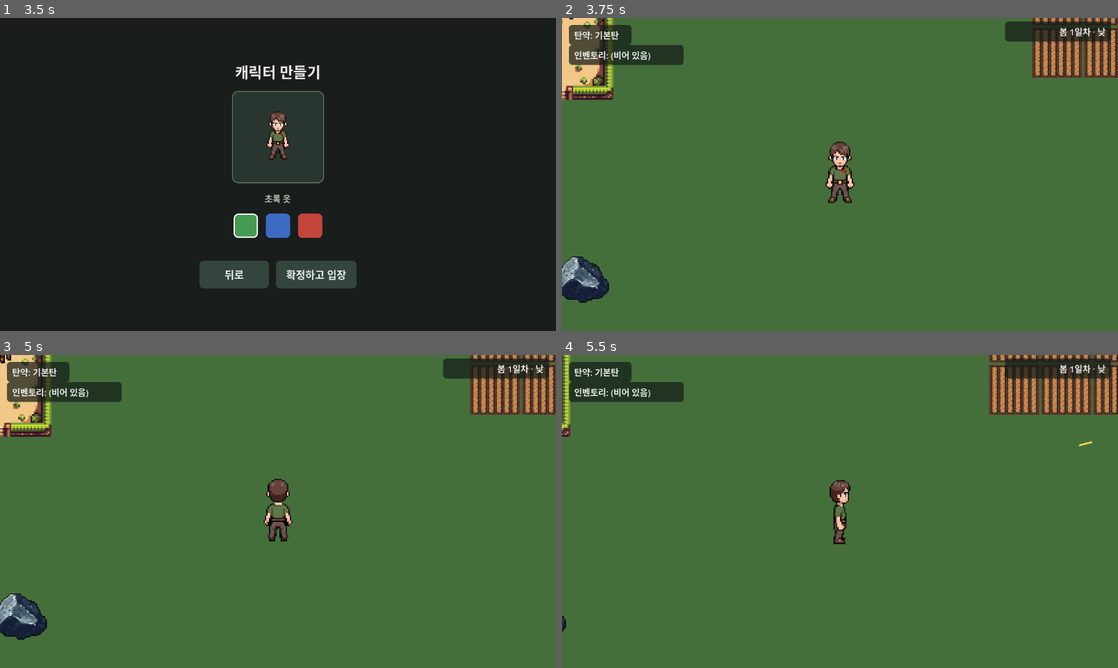
Above: before the commit, frames 1-4 (two rows, left to right).
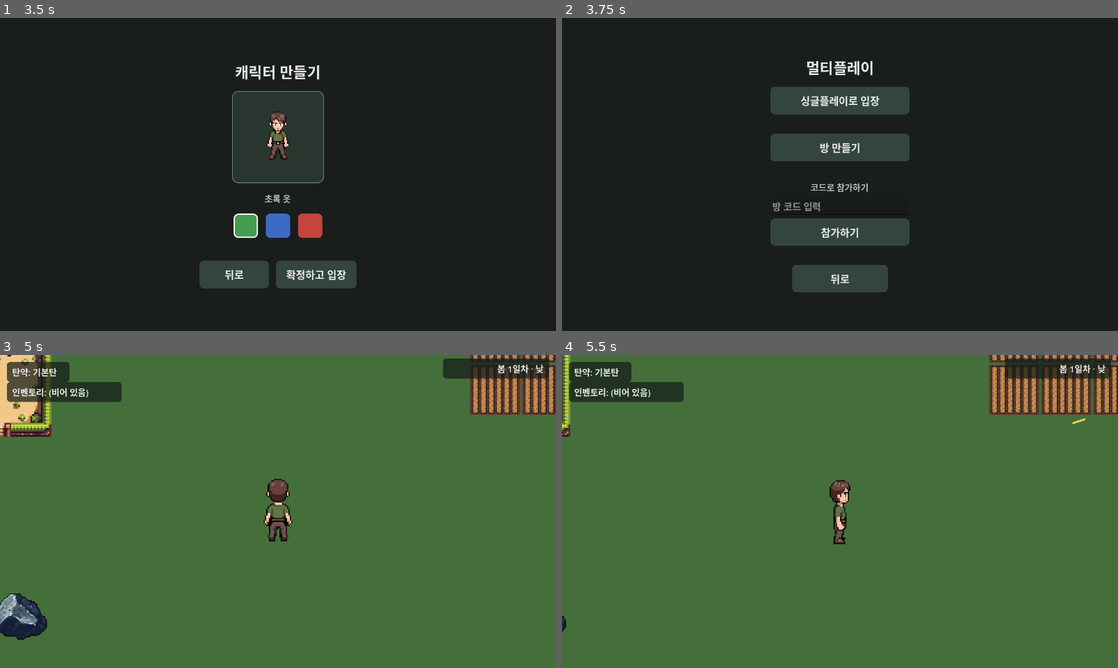
Above: after the commit, the same moments.

Repository: kimtuna/life_game
Game: Godot game, scene res://scenes/main_menu/main_menu.tscn
Two runs of this game, one before a commit and one after it. Both use one fixed random seed, a clock stepped at 60 frames per second and the inputs below.
Inputs (mouse positions are in pixels of both pictures, inside the frame that each line leads up to):
- Up to frame 1 (3.5 s): click "플레이" at 0.5 s; click "슬롯 1 + 빈 슬롯" at 1.25 s; click "뒤로" at 2 s; click "슬롯 2 + 빈 슬롯" at 2.75 s
- Up to frame 2 (3.75 s): click "확정하고 입장" at 3.5 s
- Up to frame 3 (5 s): click (278, 436) at 4.25 s, where only the run after the commit has a clickable "싱글플레이로 입장"
- Up to frame 4 (5.5 s): tap Enter at 5 s; move the mouse to (962, 495) at 5.02 s; hold D from 5.03 s (still down); tap F at 5.1 s; click (962, 495) at 5.17 s

Frame 1 is identical in both runs. In frame 2, 98% of the frame differs, in the area x 0-100%, y 0-100%; in frame 3, less than 0.1%; in frame 4, less than 0.1%.

Commit message:
[INBOX #14] 멀티플레이 세션 서버(로컬 네트워크) 추가 — 방 만들기/코드 참가, 같은 월드에서 서로 보고 움직임
DESIGN.md "멀티플레이 — 세션 서버 아키텍처"대로 호스트 겸용 리슨 서버 + 방 코드 발급/입력을
Godot 내장 멀티플레이(ENetMultiplayerPeer)로 구현했다. 캐릭터 선택/커스터마이징 뒤 새 로비
화면에서 싱글플레이/방 만들기/코드로 참가를 고르고, 월드에서는 로컬 플레이어는 기존 로직
그대로 두고 다른 접속자는 위치/방향/외형을 10Hz RPC로 받아 별도 스프라이트로 표시한다.

## 스스로 판단해서 고친 부분
- 없음.

## 지시받지 않았지만 추가한 개선
- HUD에 방 코드/접속 인원 표시 패널(NetPanel)을 추가해 호스트가 방을 연 뒤에도 코드를
  계속 확인해 다른 사람에게 알려줄 수 있게 했다(로비 화면을 벗어난 뒤에도 필요할 것 같아서).
- 호스트가 나가면 참가자를 자동으로 메인 메뉴로 돌려보내게 했다(server_disconnected 신호).

## 어려움 / 에러와 해결
- DESIGN.md가 매치메이킹/릴레이 서버를 "범위 밖"으로 뒀지만 "코드만으로 참가"는 요구돼서,
  방 코드 자체에 호스트의 LAN IP:포트를 16진수로 인코딩하는 방식으로 풀었다(STATUS.md
  결정 로그 참고) — 나중에 진짜 릴레이 서버가 생기면 NetworkSession 내부만 바꾸면 된다.
- `godot --script`(커스텀 SceneTree 메인루프) 헤드리스 테스트에서는 root와 오토로드 노드의
  `multiplayer` 프로퍼티가 null로 남아 있어 ENet 핸드셰이크 자동 테스트가 막혔다(정상 부팅
  경로에서만 SceneTree가 기본 SceneMultiplayer를 붙여줌). 예산 부족으로 이 테스트 하네스
  문제를 더 파고들지 못했고, 대신 `godot --headless --path . --quit-after 3`로 전체
  프로젝트(새 오토로드/씬/스크립트 포함)가 파싱/런타임 에러 없이 부팅되는 것만 확인했다.
  실제 두 클라이언트 간 연결/동기화는 스크린샷으로 검증하지 못했다 — STATUS.md "막힌 것"에
  기록.

Co-Authored-By: Claude Sonnet 5 <noreply@anthropic.com>

Diff:
--- a/game/project.godot
+++ b/game/project.godot
@@ -21,6 +21,7 @@
 SettingsData="*res://scripts/settings_data.gd"
 InventoryData="*res://scripts/inventory_data.gd"
 TimeData="*res://scripts/time_data.gd"
+NetworkSession="*res://scripts/network_session.gd"
 
 [display]
 
--- a/game/scenes/character_customization/character_customization.gd
+++ b/game/scenes/character_customization/character_customization.gd
@@ -41,7 +41,7 @@
 		"variant": variant,
 		"label": VARIANT_LABELS[variant],
 	})
-	get_tree().change_scene_to_file("res://scenes/world/world.tscn")
+	get_tree().change_scene_to_file("res://scenes/multiplayer_lobby/multiplayer_lobby.tscn")
 
 
 func _on_back_pressed() -> void:
--- a/game/scenes/character_slots/character_slots.gd
+++ b/game/scenes/character_slots/character_slots.gd
@@ -25,7 +25,7 @@
 func _on_slot_pressed(slot_index: int) -> void:
 	CharacterData.active_slot_index = slot_index
 	if CharacterData.has_character(slot_index):
-		get_tree().change_scene_to_file("res://scenes/world/world.tscn")
+		get_tree().change_scene_to_file("res://scenes/multiplayer_lobby/multiplayer_lobby.tscn")
 	else:
 		get_tree().change_scene_to_file("res://scenes/character_customization/character_customization.tscn")
 
--- /dev/null
+++ b/game/scenes/multiplayer_lobby/multiplayer_lobby.gd
@@ -0,0 +1,75 @@
+extends Control
+## 멀티플레이 로비 화면 (INBOX #14): 싱글플레이로 바로 입장하거나, 방을 만들어 코드를
+## 발급받거나, 코드를 입력해 다른 호스트에 참가할 수 있다. 실제 접속(ENetMultiplayerPeer)은
+## NetworkSession 오토로드가 맡고, 이 화면은 그 결과(신호)를 받아 화면 전환만 한다.
+
+const WORLD_SCENE := "res://scenes/world/world.tscn"
+
+@onready var host_button: Button = $CenterContainer/VBoxContainer/HostSection/HostButton
+@onready var host_code_label: Label = $CenterContainer/VBoxContainer/HostSection/HostCodeLabel
+@onready var host_status_label: Label = $CenterContainer/VBoxContainer/HostSection/HostStatusLabel
+@onready var host_enter_button: Button = $CenterContainer/VBoxContainer/HostSection/HostEnterButton
+@onready var code_input: LineEdit = $CenterContainer/VBoxContainer/JoinSection/CodeInput
+@onready var join_button: Button = $CenterContainer/VBoxContainer/JoinSection/JoinButton
+@onready var join_status_label: Label = $CenterContainer/VBoxContainer/JoinSection/JoinStatusLabel
+
+
+func _ready() -> void:
+	NetworkSession.join_succeeded.connect(_on_join_succeeded)
+	NetworkSession.join_failed.connect(_on_join_failed)
+
+
+func _on_single_player_pressed() -> void:
+	NetworkSession.leave()
+	get_tree().change_scene_to_file(WORLD_SCENE)
+
+
+func _on_host_pressed() -> void:
+	var code := NetworkSession.host_room()
+	if code.is_empty():
+		host_status_label.text = "방을 여는 데 실패했습니다."
+		host_status_label.visible = true
+		return
+	host_button.disabled = true
+	host_code_label.text = "방 코드: %s" % NetworkSession.format_room_code(code)
+	host_code_label.visible = true
+	host_status_label.text = "같은 네트워크의 다른 플레이어에게 이 코드를 알려주세요. (접속: 0명)"
+	host_status_label.visible = true
+	host_enter_button.visible = true
+	multiplayer.peer_connected.connect(_on_host_peer_connected)
+
+
+func _on_host_peer_connected(_id: int) -> void:
+	var count := multiplayer.get_peers().size()
+	host_status_label.text = "같은 네트워크의 다른 플레이어에게 이 코드를 알려주세요. (접속: %d명)" % count
+
+
+func _on_host_enter_pressed() -> void:
+	get_tree().change_scene_to_file(WORLD_SCENE)
+
+
+func _on_join_pressed() -> void:
+	var code := code_input.text
+	if code.strip_edges().is_empty():
+		join_status_label.text = "코드를 입력해주세요."
+		join_status_label.visible = true
+		return
+	join_button.disabled = true
+	join_status_label.text = "접속 중..."
+	join_status_label.visible = true
+	NetworkSession.join_room(code)
+
+
+func _on_join_succeeded() -> void:
+	get_tree().change_scene_to_file(WORLD_SCENE)
+
+
+func _on_join_failed(reason: String) -> void:
+	join_button.disabled = false
+	join_status_label.text = reason
+	join_status_label.visible = true
+
+
+func _on_back_pressed() -> void:
+	NetworkSession.leave()
+	get_tree().change_scene_to_file("res://scenes/character_slots/character_slots.tscn")
--- /dev/null
+++ b/game/scenes/multiplayer_lobby/multiplayer_lobby.tscn
@@ -0,0 +1,147 @@
+[gd_scene load_steps=3 format=3]
+
+[ext_resource type="Script" path="res://scenes/multiplayer_lobby/multiplayer_lobby.gd" id="1_script"]
+[ext_resource type="Theme" path="res://theme/main_theme.tres" id="2_theme"]
+
+[node name="MultiplayerLobby" type="Control"]
+layout_mode = 3
+anchors_preset = 15
+anchor_right = 1.0
+anchor_bottom = 1.0
+grow_horizontal = 2
+grow_vertical = 2
+theme = ExtResource("2_theme")
+script = ExtResource("1_script")
+
+[node name="Background" type="ColorRect" parent="."]
+layout_mode = 1
+anchors_preset = 15
+anchor_right = 1.0
+anchor_bottom = 1.0
+grow_horizontal = 2
+grow_vertical = 2
+color = Color(0.098, 0.114, 0.106, 1)
+
+[node name="CenterContainer" type="CenterContainer" parent="."]
+layout_mode = 1
+anchors_preset = 15
+anchor_right = 1.0
+anchor_bottom = 1.0
+grow_horizontal = 2
+grow_vertical = 2
+
+[node name="VBoxContainer" type="VBoxContainer" parent="CenterContainer"]
+layout_mode = 2
+theme_override_constants/separation = 20
+alignment = 1
+
+[node name="Title" type="Label" parent="CenterContainer/VBoxContainer"]
+layout_mode = 2
+size_flags_horizontal = 4
+theme_override_font_sizes/font_size = 34
+text = "멀티플레이"
+horizontal_alignment = 1
+
+[node name="SinglePlayerButton" type="Button" parent="CenterContainer/VBoxContainer"]
+layout_mode = 2
+size_flags_horizontal = 4
+custom_minimum_size = Vector2(320, 0)
+text = "싱글플레이로 입장"
+
+[node name="Spacer1" type="Control" parent="CenterContainer/VBoxContainer"]
+custom_minimum_size = Vector2(0, 4)
+layout_mode = 2
+
+[node name="HostSection" type="VBoxContainer" parent="CenterContainer/VBoxContainer"]
+layout_mode = 2
+theme_override_constants/separation = 8
+alignment = 1
+
+[node name="HostButton" type="Button" parent="CenterContainer/VBoxContainer/HostSection"]
+layout_mode = 2
+size_flags_horizontal = 4
+custom_minimum_size = Vector2(320, 0)
+text = "방 만들기"
+
+[node name="HostCodeLabel" type="Label" parent="CenterContainer/VBoxContainer/HostSection"]
+visible = false
+layout_mode = 2
+size_flags_horizontal = 4
+theme_override_font_sizes/font_size = 22
+horizontal_alignment = 1
+text = ""
+
+[node name="HostStatusLabel" type="Label" parent="CenterContainer/VBoxContainer/HostSection"]
+visible = false
+layout_mode = 2
+size_flags_horizontal = 4
+theme_override_font_sizes/font_size = 16
+theme_override_colors/font_color = Color(0.7, 0.75, 0.72, 1)
+horizontal_alignment = 1
+autowrap_mode = 2
+custom_minimum_size = Vector2(320, 0)
+text = ""
+
+[node name="HostEnterButton" type="Button" parent="CenterContainer/VBoxContainer/HostSection"]
+visible = false
+layout_mode = 2
+size_flags_horizontal = 4
+custom_minimum_size = Vector2(320, 0)
+text = "입장하기"
+
+[node name="Spacer2" type="Control" parent="CenterContainer/VBoxContainer"]
+custom_minimum_size = Vector2(0, 4)
+layout_mode = 2
+
+[node name="JoinSection" type="VBoxContainer" parent="CenterContainer/VBoxContainer"]
+layout_mode = 2
+theme_override_constants/separation = 8
+alignment = 1
+
+[node name="JoinLabel" type="Label" parent="CenterContainer/VBoxContainer/JoinSection"]
+layout_mode = 2
+size_flags_horizontal = 4
+theme_override_font_sizes/font_size = 20
+theme_override_colors/font_color = Color(0.7, 0.75, 0.72, 1)
+horizontal_alignment = 1
+text = "코드로 참가하기"
+
+[node name="CodeInput" type="LineEdit" parent="CenterContainer/VBoxContainer/JoinSection"]
+layout_mode = 2
+size_flags_horizontal = 4
+custom_minimum_size = Vector2(320, 0)
+placeholder_text = "방 코드 입력"
+horizontal_alignment = 1
+max_length = 14
+
+[node name="JoinButton" type="Button" parent="CenterContainer/VBoxContainer/JoinSection"]
+layout_mode = 2
+size_flags_horizontal = 4
+custom_minimum_size = Vector2(320, 0)
+text = "참가하기"
+
+[node name="JoinStatusLabel" type="Label" parent="CenterContainer/VBoxContainer/JoinSection"]
+visible = false
+layout_mode = 2
+size_flags_horizontal = 4
+theme_override_font_sizes/font_size = 16
+horizontal_alignment = 1
+autowrap_mode = 2
+custom_minimum_size = Vector2(320, 0)
+text = ""
+
+[node name="Spacer3" type="Control" parent="CenterContainer/VBoxContainer"]
+custom_minimum_size = Vector2(0, 4)
+layout_mode = 2
+
+[node name="BackButton" type="Button" parent="CenterContainer/VBoxContainer"]
+layout_mode = 2
+size_flags_horizontal = 4
+custom_minimum_size = Vector2(220, 0)
+text = "뒤로"
+
+[connection signal="pressed" from="CenterContainer/VBoxContainer/SinglePlayerButton" to="." method="_on_single_player_pressed"]
+[connection signal="pressed" from="CenterContainer/VBoxContainer/HostSection/HostButton" to="." method="_on_host_pressed"]
+[connection signal="pressed" from="CenterContainer/VBoxContainer/HostSection/HostEnterButton" to="." method="_on_host_enter_pressed"]
+[connection signal="pressed" from="CenterContainer/VBoxContainer/JoinSection/JoinButton" to="." method="_on_join_pressed"]
+[connection signal="pressed" from="CenterContainer/VBoxContainer/BackButton" to="." method="_on_back_pressed"]
--- a/game/scenes/world/world.gd
+++ b/game/scenes/world/world.gd
@@ -50,12 +50,20 @@
 	"captured_deer": "포획된 사슴",
 }
 
+## 다른 플레이어에게 내 위치/방향을 보내는 주기 (INBOX #14). 매 물리 프레임(60Hz)마다
+## 보내면 LAN 기준으로도 낭비라, 10Hz로 줄인다 — 위치는 unreliable 채널이라 중간에
+## 패킷이 빠져도 다음 것으로 자연히 보정된다.
+const STATE_BROADCAST_INTERVAL := 0.1
+
 @onready var player_sprite: Sprite2D = $Player
+@onready var remote_players_root: Node2D = $RemotePlayers
 @onready var camera: Camera2D = $Camera2D
 @onready var pause_menu: Control = $UI/PauseMenu
 @onready var ammo_label: Label = $UI/HUD/AmmoPanel/AmmoLabel
 @onready var inventory_label: Label = $UI/HUD/InventoryPanel/InventoryLabel
 @onready var time_label: Label = $UI/HUD/TimePanel/TimeLabel
+@onready var net_panel: PanelContainer = $UI/HUD/NetPanel
+@onready var net_label: Label = $UI/HUD/NetPanel/NetLabel
 @onready var day_night_modulate: CanvasModulate = $DayNightModulate
 @onready var rain_overlay: ColorRect = $UI/RainOverlay
 
@@ -66,6 +74,11 @@
 var _fire_cooldown: float = 0.0
 var _recoil: float = 0.0
 var _is_moving: bool = false
+var _state_broadcast_timer: float = 0.0
+## peer id -> 그 플레이어를 대신 그리는 Sprite2D (INBOX #14, remote_players_root의 자식).
+var _remote_sprites: Dictionary = {}
+## peer id -> 마지막으로 그 스프라이트에 로드한 텍스처 경로 (매 프레임 load()하지 않기 위한 캐시).
+var _remote_tex_paths: Dictionary = {}
 
 
 func _ready() -> void:
@@ -84,6 +97,7 @@
 	TimeData.weather_changed.connect(_on_time_weather_changed)
 	_update_time_label()
 	rain_overlay.visible = TimeData.is_raining
+	_setup_networking()
 
 
 func _process(_delta: float) -> void:
@@ -133,6 +147,12 @@
 		_fire_cooldown -= delta
 	if Input.is_mouse_button_pressed(MOUSE_BUTTON_LEFT) and _fire_cooldown <= 0.0:
 		_fire()
+
+	if NetworkSession.is_active():
+		_state_broadcast_timer -= delta
+		if _state_broadcast_timer <= 0.0:
+			_state_broadcast_timer = STATE_BROADCAST_INTERVAL
+			_receive_state.rpc(player_sprite.position, _facing, _variant)
 
 
 ## 조준 방향에 반동(위로 튐)과 탄퍼짐(이동 중이면 커짐)을 섞어서 총알을 하나 쏜다.
@@ -288,4 +308,75 @@
 
 
 func _on_quit_pressed() -> void:
+	NetworkSession.leave()
 	get_tree().change_scene_to_file("res://scenes/main_menu/main_menu.tscn")
+
+
+## 멀티플레이 세션(INBOX #14)이 열려 있으면(NetworkSession.host_room/join_room을 거쳐
+## 들어온 경우) 다른 플레이어의 접속/해제를 반영하고 위치 방송을 시작한다. 싱글플레이로
+## 곧장 들어온 경우(NetworkSession.is_active() == false)는 아무것도 하지 않아 기존 동작과
+## 완전히 동일하다.
+func _setup_networking() -> void:
+	if not NetworkSession.is_active():
+		return
+	net_panel.visible = true
+	_update_net_label()
+	multiplayer.peer_connected.connect(_on_multiplayer_peer_connected)
+	multiplayer.peer_disconnected.connect(_on_multiplayer_peer_disconnected)
+	multiplayer.server_disconnected.connect(_on_server_disconnected)
+	for id in multiplayer.get_peers():
+		_ensure_remote_sprite(id)
+
+
+func _update_net_label() -> void:
+	var player_count := multiplayer.get_peers().size() + 1
+	if NetworkSession.is_host:
+		net_label.text = "방 코드: %s (접속 %d명)" % [
+			NetworkSession.format_room_code(NetworkSession.room_code), player_count
+		]
+	else:
+		net_label.text = "참가 중 (접속 %d명)" % player_count
+
+
+func _on_multiplayer_peer_connected(id: int) -> void:
+	_ensure_remote_sprite(id)
+	_update_net_label()
+
+
+func _on_multiplayer_peer_disconnected(id: int) -> void:
+	if _remote_sprites.has(id):
+		_remote_sprites[id].queue_free()
+		_remote_sprites.erase(id)
+		_remote_tex_paths.erase(id)
+	_update_net_label()
+
+
+## 호스트가 세션을 닫으면(방 나가기/종료) 참가자는 더 이상 할 게 없으니 메인 메뉴로 보낸다.
+func _on_server_disconnected() -> void:
+	NetworkSession.leave()
+	get_tree().change_scene_to_file("res://scenes/main_menu/main_menu.tscn")
+
+
+func _ensure_remote_sprite(id: int) -> Sprite2D:
+	if _remote_sprites.has(id):
+		return _remote_sprites[id]
+	var sprite := Sprite2D.new()
+	sprite.scale = Vector2(3, 3)
+	sprite.texture_filter = CanvasItem.TEXTURE_FILTER_NEAREST
+	remote_players_root.add_child(sprite)
+	_remote_sprites[id] = sprite
+	return sprite
+
+
+## 다른 플레이어(호스트든 참가자든)로부터 위치/방향/외형을 받아 그 자리에 있는 스프라이트를
+## 옮긴다. 브로드캐스트 RPC라 나를 보낸 사람도 포함해 모두에게 도착하지만, `call_local`을
+## 안 붙였으므로 내 클라이언트에서는 내가 보낸 것이 다시 나에게 실행되지 않는다.
+@rpc("any_peer", "unreliable_ordered")
+func _receive_state(pos: Vector2, facing: String, variant: String) -> void:
+	var sender_id := multiplayer.get_remote_sender_id()
+	var sprite := _ensure_remote_sprite(sender_id)
+	sprite.position = pos
+	var tex_path := "res://assets/sprites/character/%s_%s.png" % [variant, facing]
+	if _remote_tex_paths.get(sender_id, "") != tex_path:
+		sprite.texture = load(tex_path)
+		_remote_tex_paths[sender_id] = tex_path
--- a/game/scenes/world/world.tscn
+++ b/game/scenes/world/world.tscn
@@ -46,6 +46,8 @@
 scale = Vector2(3, 3)
 texture_filter = 1
 
+[node name="RemotePlayers" type="Node2D" parent="."]
+
 [node name="Camera2D" type="Camera2D" parent="."]
 position = Vector2(640, 360)
 
@@ -107,6 +109,27 @@
 horizontal_alignment = 2
 text = "봄 1일차 · 낮"
 
+[node name="NetPanel" type="PanelContainer" parent="UI/HUD"]
+visible = false
+layout_mode = 1
+anchors_preset = 3
+anchor_left = 1.0
+anchor_top = 0.0
+anchor_right = 1.0
+anchor_bottom = 0.0
+offset_left = -260.0
+offset_top = 62.0
+offset_right = -16.0
+offset_bottom = 100.0
+grow_horizontal = 0
+theme_override_styles/panel = SubResource("StyleBoxFlat_hud_panel")
+
+[node name="NetLabel" type="Label" parent="UI/HUD/NetPanel"]
+layout_mode = 2
+theme_override_font_sizes/font_size = 16
+horizontal_alignment = 2
+text = ""
+
 [node name="RainOverlay" type="ColorRect" parent="UI"]
 visible = false
 layout_mode = 3
--- /dev/null
+++ b/game/scripts/network_session.gd
@@ -0,0 +1,126 @@
+extends Node
+## 오토로드 싱글톤: 멀티플레이 "세션 서버" 연결 계층을 담당한다 (INBOX #14).
+##
+## DESIGN.md "멀티플레이 — 세션 서버 아키텍처": 호스트 겸용 리슨 서버(별도 전용 서버
+## 프로세스 없음) + 방 코드 발급/입력. 나중에 Steam Networking Sockets로 연결 계층만
+## 바꿔 낄 수 있도록, "연결 방식"(이 파일)과 "게임 로직"(world.gd)을 분리해서 만들었다 —
+## world.gd는 이 파일의 host_room()/join_room()과 표준 `multiplayer` 신호만 쓰고,
+## ENetMultiplayerPeer라는 사실 자체를 몰라도 되게 짰다.
+##
+## 진짜 매치메이킹/릴레이 서버는 DESIGN.md "범위 밖"에 있고, 지금은 로컬 네트워크
+## 연결까지만 지시받았다(INBOX #14). 그래서 "방 코드"는 서버에 등록하는 게 아니라
+## 호스트의 LAN IP:포트를 그대로 인코딩한 12자리 16진수 문자열이다 — 참가자가 코드를
+## 입력하면 그 안에 담긴 주소로 직접 접속한다. 나중에 실제 릴레이 서버가 생기면 코드
+## 발급/조회 부분만 그 서버 호출로 바꿔 끼우면 되고, host_room()/join_room()을 호출하는
+## 쪽(world.gd, multiplayer_lobby.gd)은 바뀔 필요가 없다.
+
+const PORT := 8910
+const MAX_PLAYERS := 8
+
+var is_host: bool = false
+var room_code: String = ""
+
+## join_room()은 접속 성공/실패를 즉시 알 수 없다(ENet 핸드셰이크가 몇 프레임 걸림).
+## 호출한 쪽(multiplayer_lobby.gd)이 이 신호를 듣고 화면 전환을 결정한다.
+signal join_succeeded
+signal join_failed(reason: String)
+
+
+func is_active() -> bool:
+	return multiplayer.multiplayer_peer != null
+
+
+## 리슨 서버를 열고 방 코드를 발급한다. 실패하면 빈 문자열을 반환한다.
+func host_room() -> String:
+	leave()
+	var peer := ENetMultiplayerPeer.new()
+	var err := peer.create_server(PORT, MAX_PLAYERS)
+	if err != OK:
+		return ""
+	multiplayer.multiplayer_peer = peer
+	is_host = true
+	room_code = _encode_room_code(_pick_lan_ip(), PORT)
+	return room_code
+
+
+## 방 코드로 호스트에 접속을 시도한다. 결과는 join_succeeded/join_failed 신호로 온다.
+func join_room(code: String) -> void:
+	leave()
+	var info := decode_room_code(code)
+	if info.is_empty():
+		join_failed.emit("코드 형식이 올바르지 않습니다.")
+		return
+	var peer := ENetMultiplayerPeer.new()
+	var err := peer.create_client(info["ip"], info["port"])
+	if err != OK:
+		join_failed.emit("접속을 시작할 수 없습니다.")
+		return
+	is_host = false
+	multiplayer.multiplayer_peer = peer
+	multiplayer.connected_to_server.connect(_on_connected_to_server, CONNECT_ONE_SHOT)
+	multiplayer.connection_failed.connect(_on_connection_failed, CONNECT_ONE_SHOT)
+
+
+func leave() -> void:
+	if multiplayer.connected_to_server.is_connected(_on_connected_to_server):
+		multiplayer.connected_to_server.disconnect(_on_connected_to_server)
+	if multiplayer.connection_failed.is_connected(_on_connection_failed):
+		multiplayer.connection_failed.disconnect(_on_connection_failed)
+	if multiplayer.multiplayer_peer != null:
+		multiplayer.multiplayer_peer.close()
+		multiplayer.multiplayer_peer = null
+	is_host = false
+	room_code = ""
+
+
+func _on_connected_to_server() -> void:
+	join_succeeded.emit()
+
+
+func _on_connection_failed() -> void:
+	multiplayer.multiplayer_peer = null
+	join_failed.emit("호스트에 접속하지 못했습니다. 코드를 확인해주세요.")
+
+
+## IPv4 옥텟 4개(8자리 hex) + 포트(4자리 hex) = 12자리 hex 문자열.
+func _encode_room_code(ip: String, port: int) -> String:
+	var parts := ip.split(".")
+	if parts.size() != 4:
+		return ""
+	var hex := ""
+	for part in parts:
+		hex += "%02X" % (int(part) & 0xFF)
+	hex += "%04X" % (port & 0xFFFF)
+	return hex
+
+
+func decode_room_code(code: String) -> Dictionary:
+	var cleaned := code.strip_edges().to_upper().replace("-", "").replace(" ", "")
+	if cleaned.length() != 12:
+		return {}
+	for c in cleaned:
+		if not c.is_valid_hex_number():
+			return {}
+	var octets: Array[String] = []
+	for i in range(4):
+		octets.append(str(("0x" + cleaned.substr(i * 2, 2)).hex_to_int()))
+	var port := ("0x" + cleaned.substr(8, 4)).hex_to_int()
+	return {"ip": ".".join(octets), "port": port}
+
+
+## 화면에 보여줄 때만 4자리씩 하이픈으로 묶는다(코드 자체는 하이픈 없이 12자리).
+func format_room_code(code: String) -> String:
+	if code.length() != 12:
+		return code
+	return "%s-%s-%s" % [code.substr(0, 4), code.substr(4, 4), code.substr(8, 4)]
+
+
+## 로컬 네트워크 IPv4 주소를 하나 고른다. 못 찾으면 루프백(같은 기기 테스트용)으로 대체.
+func _pick_lan_ip() -> String:
+	for addr in IP.get_local_addresses():
+		if addr.find(":") != -1:
+			continue
+		if addr.begins_with("127."):
+			continue
+		return addr
+	return "127.0.0.1"
Not shown, changed: docs/STATUS.md
Not shown, changed: docs/feedback/INBOX.md
